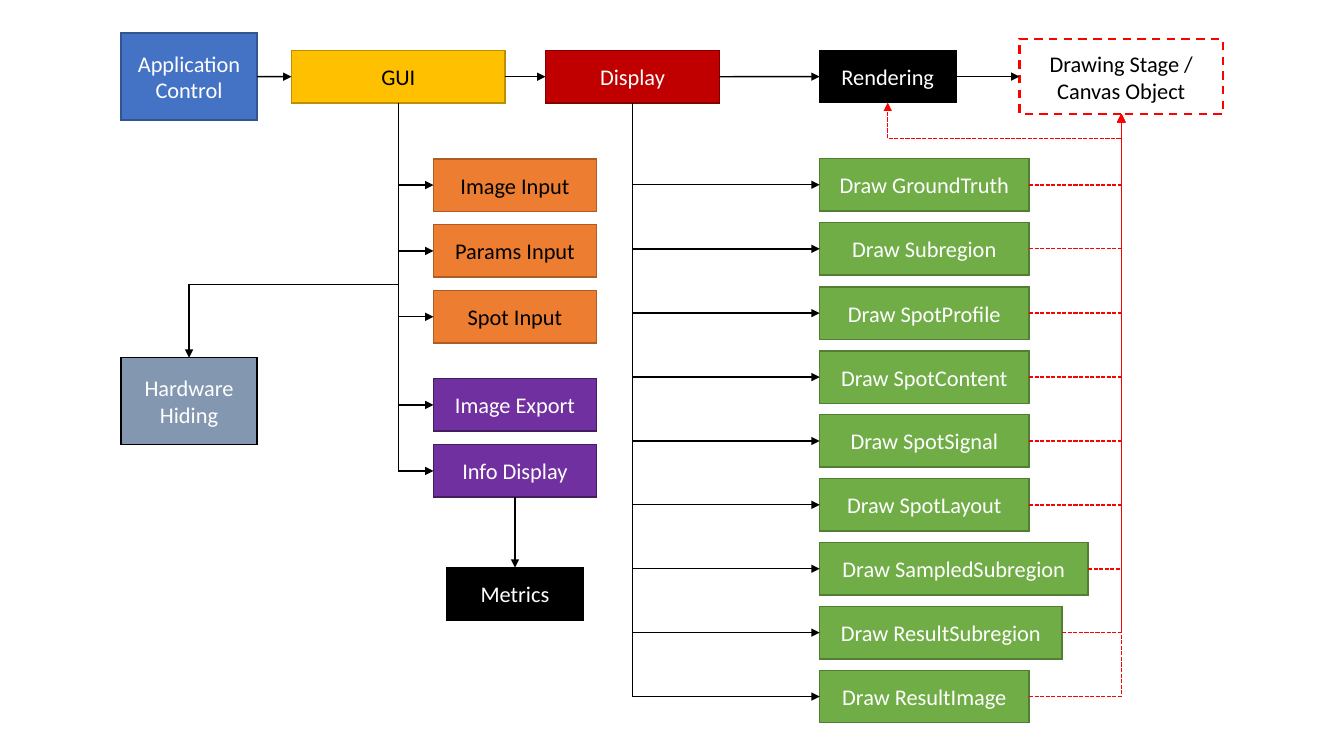
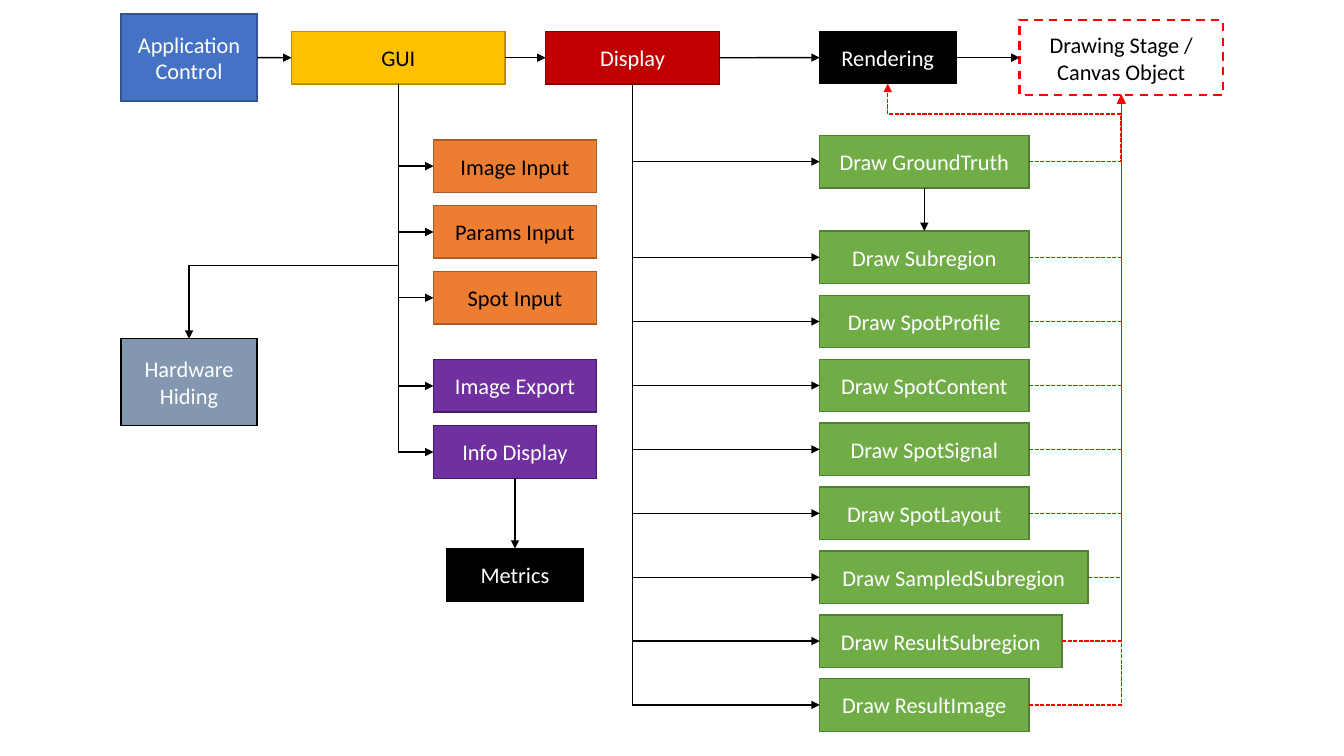
Before and after one commit to joedf/CAS741_w23, a slide deck: slide 1 of docs/Design/MG/MG_graph.pptx. Drawn at 1344x756 pixels with LibreOffice and Linux fonts; fonts in the diff are those of the drawing. Boxes give left, top, right and bottom in pixels: in the first picture for what was removed or moved away, otherwise in the second. Text is boxed around its words. In the diff, an @@ line names an element or a change of style, - is before the commit and + after.

```diff
--- a/docs/Design/MG/MG_graph.pptx
+++ b/docs/Design/MG/MG_graph.pptx
@@ 12 rectangles, 6 elbow arrows, 5 arrows: place and size @@
-12 rectangles, 6 elbow arrows, 5 arrows at bbox=[121, 33, 1223, 620]
+12 rectangles, 6 elbow arrows, 5 arrows at bbox=[121, 14, 1223, 601]
@@ elbow arrow moved from (632, 103) - (820, 697) to (632, 84) - (820, 705) @@
@@ elbow arrow moved from (632, 103) - (820, 633) to (632, 84) - (820, 641) @@
@@ elbow arrow moved from (632, 103) - (820, 569) to (632, 84) - (820, 578) @@
@@ elbow arrow moved from (632, 103) - (820, 505) to (632, 84) - (820, 513) @@
@@ elbow arrow moved from (632, 103) - (820, 441) to (632, 84) - (820, 450) @@
@@ elbow arrow moved from (632, 103) - (820, 377) to (632, 84) - (820, 385) @@
@@ elbow arrow moved from (632, 103) - (820, 314) to (632, 84) - (820, 322) @@
@@ elbow arrow moved from (632, 103) - (820, 249) to (632, 84) - (820, 257) @@
@@ elbow arrow moved from (632, 103) - (820, 185) to (632, 84) - (820, 161) @@
@@ elbow arrow moved from (1029, 185) - (888, 103) to (1029, 161) - (888, 84) @@
@@ elbow arrow moved from (1029, 697) - (1121, 114) to (1029, 705) - (1121, 95) @@
@@ elbow arrow moved from (1029, 505) - (1121, 114) to (1029, 513) - (1121, 95) @@
@@ elbow arrow moved from (1029, 441) - (1121, 114) to (1029, 450) - (1121, 95) @@
@@ elbow arrow moved from (1029, 377) - (1121, 114) to (1029, 385) - (1121, 95) @@
@@ elbow arrow moved from (1029, 314) - (1121, 114) to (1029, 322) - (1121, 95) @@
@@ elbow arrow moved from (1029, 249) - (1121, 114) to (1029, 257) - (1121, 95) @@
@@ elbow arrow moved from (1029, 185) - (1121, 114) to (1029, 161) - (1121, 95) @@
@@ elbow arrow moved from (1063, 633) - (1121, 114) to (1063, 641) - (1121, 95) @@
@@ elbow arrow moved from (1088, 569) - (1121, 114) to (1088, 578) - (1121, 95) @@
@@ rectangle "Draw GroundTruth": place and size @@
-rectangle "Draw GroundTruth" at bbox=[820, 158, 1029, 211]
+rectangle "Draw GroundTruth" at bbox=[820, 135, 1029, 188]
@@ arrow added from (925, 188) to (925, 231), #000000 1 pt @@
@@ 8 rectangles: place and size @@
-8 rectangles at bbox=[820, 223, 1088, 723]
+8 rectangles at bbox=[820, 231, 1088, 731]
```
Also in this commit, not shown: 2 other files.
